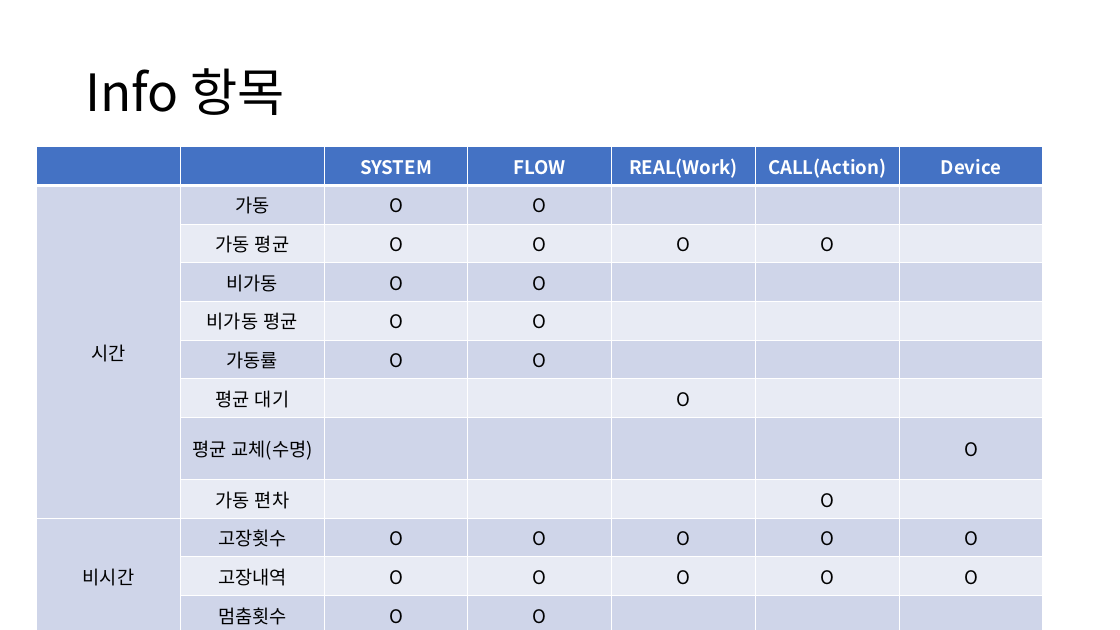
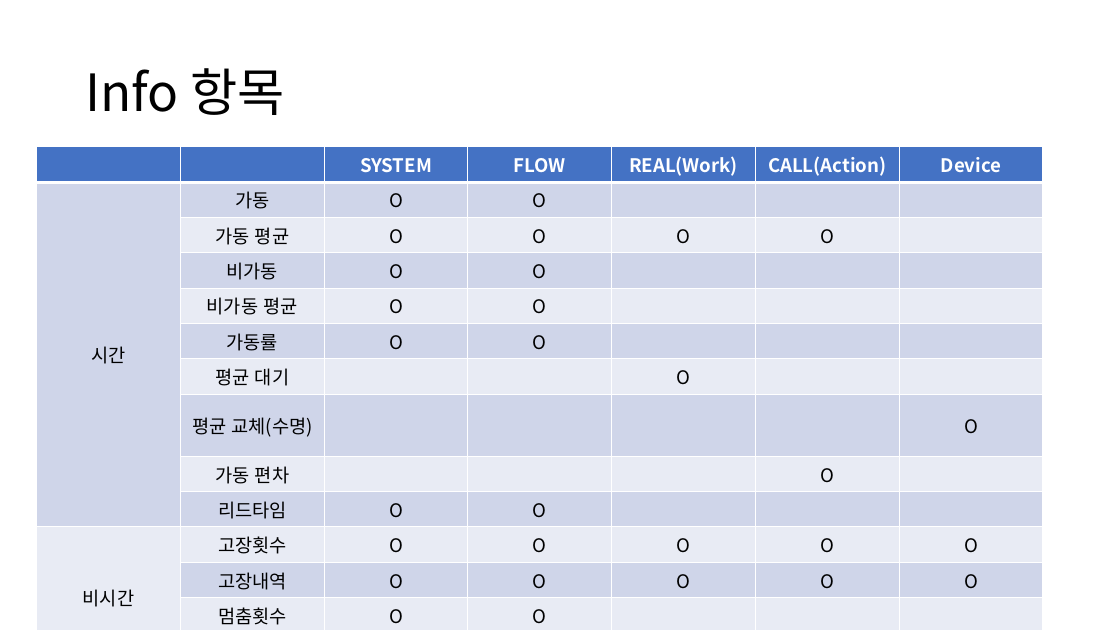
Before and after one commit to DualsoftDev/ds, a slide deck: slide 2 of DsDotNet/src/Info/DSInfo.pptx. Drawn at 1120x630 pixels with LibreOffice and Linux fonts; fonts in the diff are those of the drawing. Boxes give left, top, right and bottom in pixels: in the first picture for what was removed or moved away, otherwise in the second. Text is boxed around its words. In the diff, an @@ line names an element or a change of style, - is before the commit and + after.

```diff
--- a/DsDotNet/src/Info/DSInfo.pptx
+++ b/DsDotNet/src/Info/DSInfo.pptx
@@ table at [37, 147, 1043, 629] @@
+row 10:  | 리드타임 | O | O |  |  | 
+row 14:  | 동작횟수 |  |  | O | O | O
```
Also in this commit, not shown: 2 other slides changed, 3 other files.
